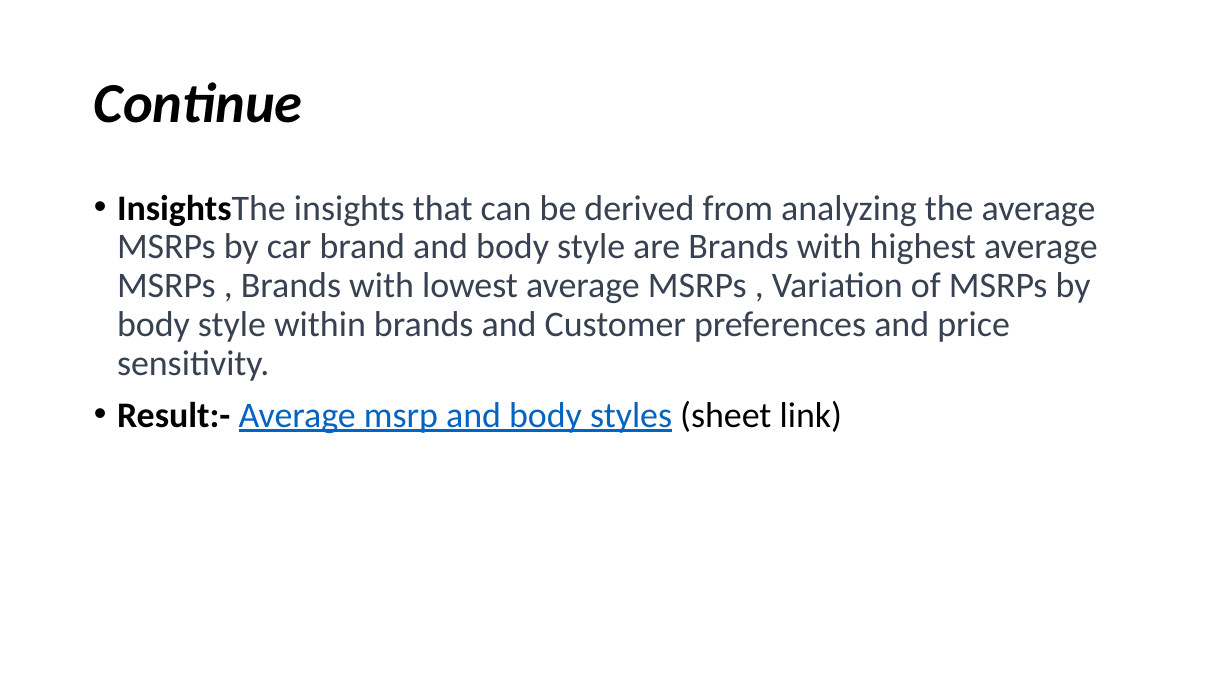
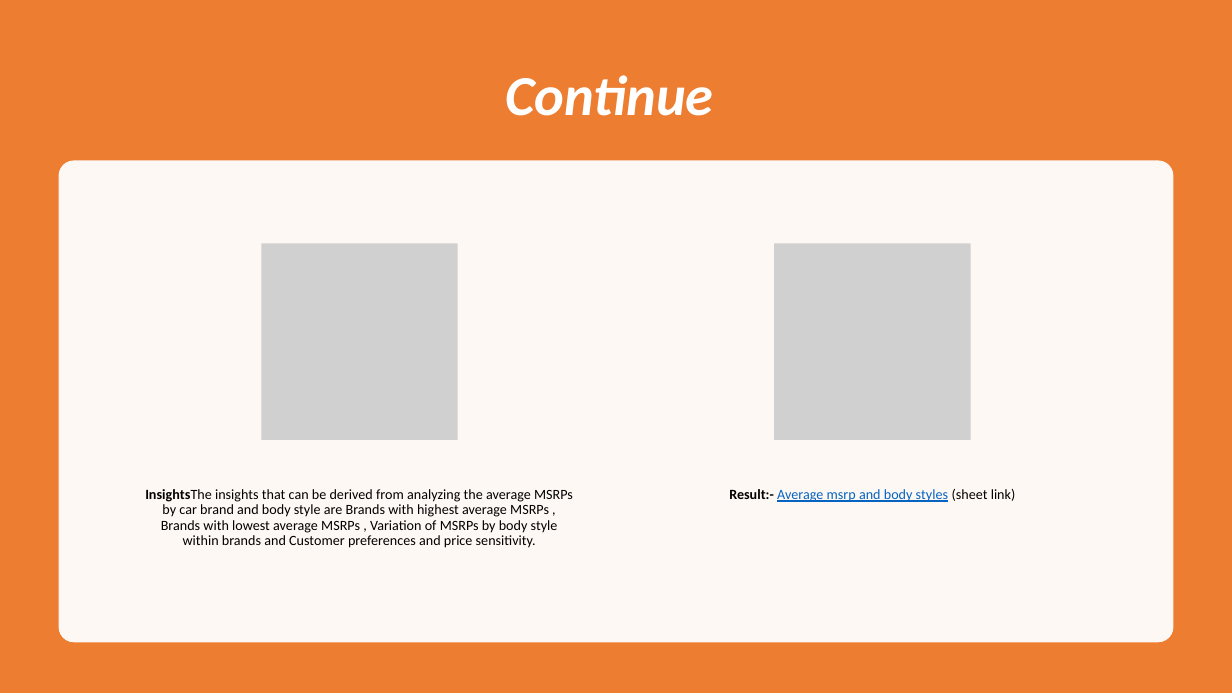
Before and after one commit to Athreya27/Athreya-, a slide deck: slide 24 of Impact of Car Features.pptx (slide 22 before the commit). Drawn at 1232x693 pixels with LibreOffice and Linux fonts; fonts in the diff are those of the drawing; grey boxes stand for pictures. Boxes give left, top, right and bottom in pixels: in the first picture for what was removed or moved away, otherwise in the second. Text is boxed around its words. In the diff, an @@ line names an element or a change of style, - is before the commit and + after.

```diff
--- a/Impact of Car Features.pptx
+++ b/Impact of Car Features.pptx
@@ rectangle added at [0,0,1232,693], fill #ED7D31 @@
@@ title "Continue": place and size @@
-title "Continue" at [94,82,303,123]
+title "Continue" at [505,75,714,116]
@@ title "Continue" at [505,75,714,116]: text colour #000000 to #FFFFFF; alignment left to centre @@
@@ rounded rectangle added at [58,161,1174,642], fill #FFFFFF at 95% opacity @@
@@ picture added at [262,244,458,441] @@
@@ picture added at [775,244,971,441] @@
@@ text at [117,401,843,433]: paragraph removed @@
-• Result:- Average msrp and body styles (sheet link)
@@ text "InsightsThe insights that can be ...": place and size @@
-text "InsightsThe insights that can be ..." at [117,194,1098,433]
+text "InsightsThe insights that can be ..." at [145,489,573,548]
@@ text "InsightsThe insights that can be ..." at [145,489,573,548]: size 28 to 11 pt, text colour #374151 to #000000; alignment left to centre; bullet • to none; less space between paragraphs @@
@@ text added at [729,489,1016,502], 11 pt, text #0563C1, underline @@
+Result:- Average msrp and body styles (sheet link)
```
Also in this commit, not shown: 29 other slides changed, 10 slides added, 5 slides removed.
